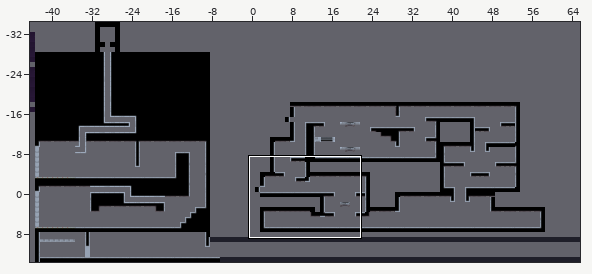
Tiled map, stored at Assets/Assets/VerticalSlice/VSTest.tmx. The picture above shows the old version from afar; the outline marks the close-up.
Close-up. Earlier state:
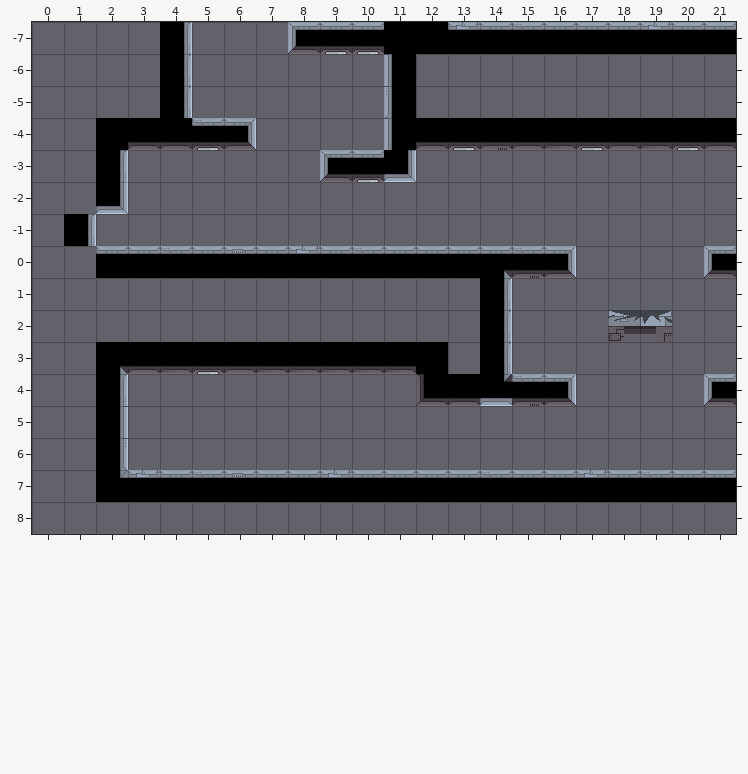
Cells are 32x32 px. Shown: x 0..21, y -7..8. The commit also changed other parts of the map, which this record leaves out.
The result:
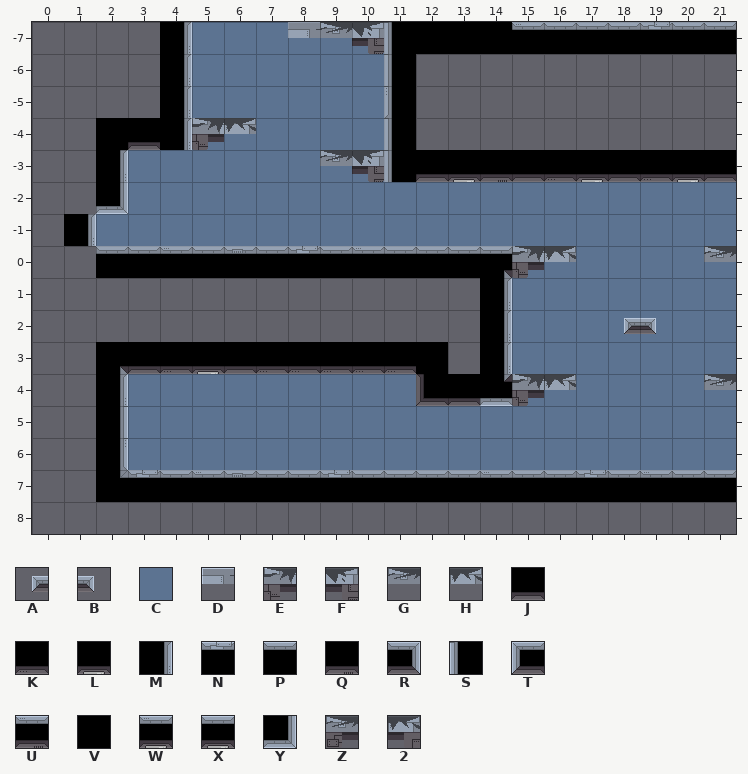
Key: from "Sprite-0001": A 0, B 1; from "bg_lab_01": C 28; from "tile___": D 158, E 159, F 160, G 339, H 340; from "tile_lab_01": J 1, K 2, L 3, M 22, N 89, P 90; from "tile_lab_02": Q 2, R 54, S 127, T 155, U 156; from "tile_lab_03": V 81, W 152, X 189; from "tile_lab_05": Y 55 flipped up-down; from "tile_lab_06": Z 339, 2 340.
_ is an empty cell.
Tiles replaced or removed in this view: 2, J, K, L, N, P, Q, R, T, U, V, W, X, Y, Z.
Tiles of an added or newly shown layer are drawn over the layers below it.
Difference:
Changed rows in their new state; . is an unchanged cell.
Layer "Background2xd" (added):
first column x 2:
-7 ...CCCCCC...........
-6 ...CCCCCC...........
-5 ...CCCCCC...........
-4 ...CCCCCC...........
-3 .CCCCCCCC...........
-2 .CCCCCCCCCCCCCCCCCCC
-1 CCCCCCCCCCCCCCCCCCCC
 0 .............CCCCCCC
 1 .............CCCCCCC
 2 .............CCCCCCC
 3 .............CCCCCCC
 4 .CCCCCCCCC...CCCCCCC
 5 .CCCCCCCCCCCCCCCCCCC
 6 .CCCCCCCCCCCCCCCCCCC
Layer "Zonas":
first column x 4:
-7 ....DGFS.VV.......
-4 MEH.....__________
-3 .....GFSJLQJKLJKLJ
 0 ...........EH....G
 2 ..............AB..
 4 ...........EH....G
